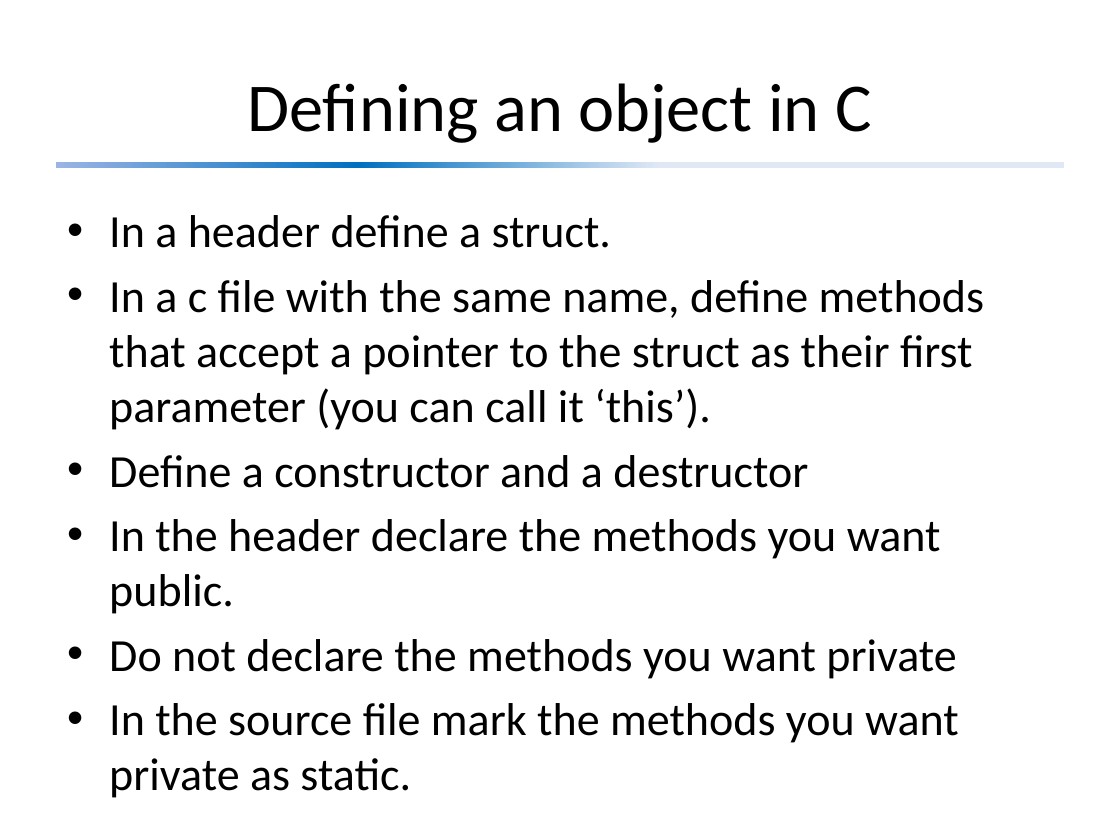
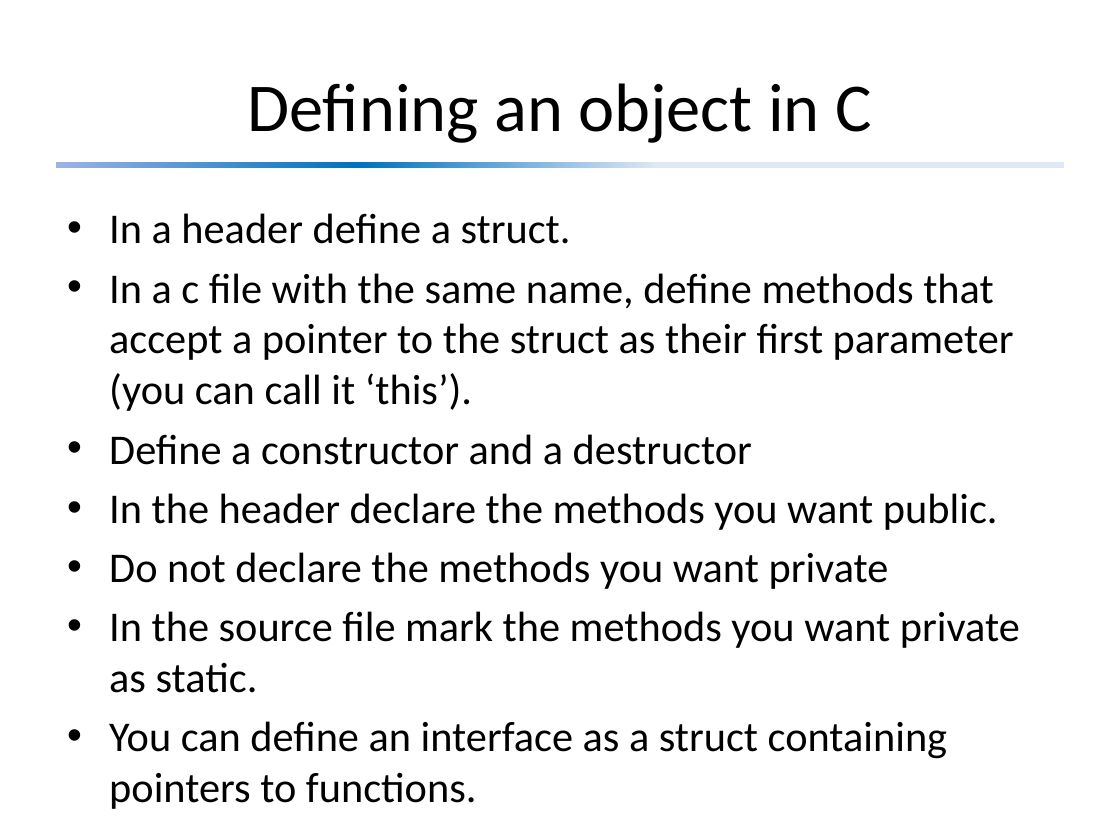
Before and after one commit to david-sackstein/solid-c-cpp, a slide deck: slide 7 of Module 5 - Object Oriented Design and C.pptx (slide 4 before the commit). Drawn at 1120x840 pixels with LibreOffice and Linux fonts; fonts in the diff are those of the drawing. Boxes give left, top, right and bottom in pixels: in the first picture for what was removed or moved away, otherwise in the second. Text is boxed around its words. In the diff, an @@ line names an element or a change of style, - is before the commit and + after.

```diff
--- a/Module 5 - Object Oriented Design and C.pptx
+++ b/Module 5 - Object Oriented Design and C.pptx
@@ text at (109, 213, 1020, 693): size 29.6 to 27.2 pt in "In a header define a struct.", "In a c file with the same ...", "Define a constructor and a destructor", "In the header declare the methods you ..." and 2 more places @@
@@ text at (109, 721, 947, 759): paragraph added @@
+• You can define an interface as a struct containing pointers to functions.
```
Also in this commit, not shown: 2 other slides changed, 6 slides added, 2 slides removed.
